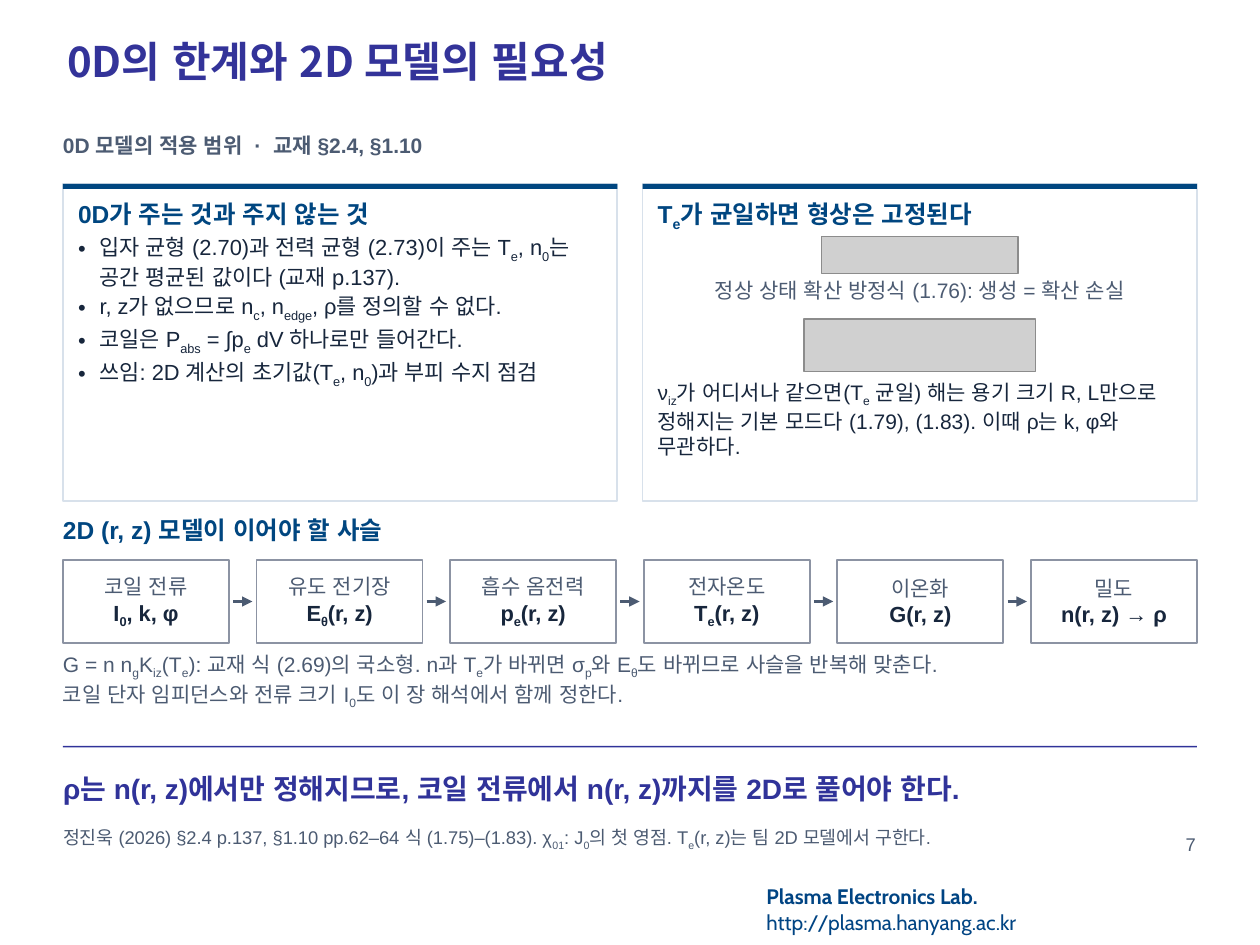
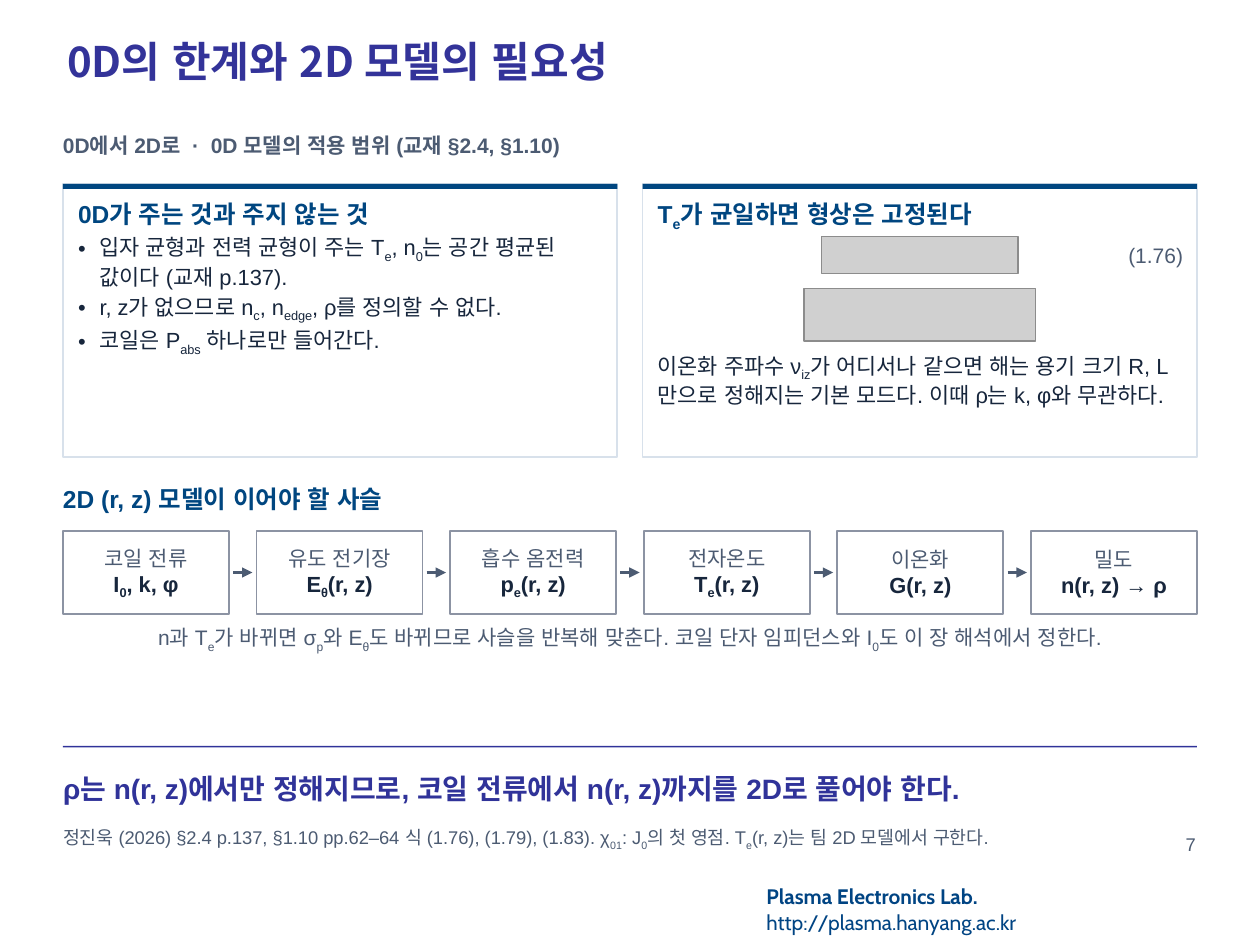
Before and after one commit to garlicjam-pyo/plasma, a slide deck: slide 7 of presentations/1차발표_README반영판.pptx. Drawn at 1260x945 pixels with LibreOffice and Linux fonts; fonts in the diff are those of the drawing; grey boxes stand for pictures; background and template pictures are left out. Boxes give left, top, right and bottom in pixels: in the first picture for what was removed or moved away, otherwise in the second. Text is boxed around its words. In the diff, an @@ line names an element or a change of style, - is before the commit and + after.

```diff
--- a/presentations/1차발표_README반영판.pptx
+++ b/presentations/1차발표_README반영판.pptx
@@ text at [63,135,559,157]: text changed @@
-0D 모델의 적용 범위 · 교재 §2.4, §1.10
+0D에서 2D로 · 0D 모델의 적용 범위 (교재 §2.4, §1.10)
@@ rectangle "0D가 주는 것과 주지 않는 ...": place and size @@
-rectangle "0D가 주는 것과 주지 않는 ..." at [63,184,617,501]
+rectangle "0D가 주는 것과 주지 않는 ..." at [63,184,617,457]
@@ rectangle "Te가 균일하면 형상은 고정된다": place and size @@
-rectangle "Te가 균일하면 형상은 고정된다" at [643,184,1197,501]
+rectangle "Te가 균일하면 형상은 고정된다" at [643,184,1197,457]
@@ text in rectangle at [100,236,555,290]: text changed @@
-• 입자 균형 (2.70)과 전력 균형 (2.73)이 주는 Te, n0는 공간 평균된 값이다 (교재 p.137).
+• 입자 균형과 전력 균형이 주는 Te, n0는 공간 평균된 값이다 (교재 p.137).
@@ text "(1.76)" at [1128,248,1183,267]: vertical alignment top to middle @@
@@ text at [1128,248,1183,267]: text changed @@
-정상 상태 확산 방정식 (1.76): 생성 = 확산 손실
+(1.76)
@@ text in rectangle at [100,330,379,350]: text changed @@
-• 코일은 Pabs = ∫pe dV 하나로만 들어간다.
-• 쓰임: 2D 계산의 초기값(Te, n0)과 부피 수지 점검
+• 코일은 Pabs 하나로만 들어간다.
@@ text at [658,356,1164,408]: text changed; size 12 to 12.5 pt @@
-νiz가 어디서나 같으면(Te 균일) 해는 용기 크기 R, L만으로 정해지는 기본 모드다 (1.79), (1.83). 이때 ρ는 k, φ와 무관하다.
+이온화 주파수 νiz가 어디서나 같으면 해는 용기 크기 R, L만으로 정해지는 기본 모드다. 이때 ρ는 k, φ와 무관하다.
@@ 6 rectangles, 5 arrows, 1 picture, 1 text: place and size @@
-6 rectangles, 5 arrows, 1 picture, 1 text at [63,319,1197,644]
+6 rectangles, 5 arrows, 1 picture, 1 text at [63,289,1197,615]
@@ text at [158,627,1102,647]: text changed @@
-G = n ngKiz(Te): 교재 식 (2.69)의 국소형. n과 Te가 바뀌면 σp와 Eθ도 바뀌므로 사슬을 반복해 맞춘다.
-코일 단자 임피던스와 전류 크기 I0도 이 장 해석에서 함께 정한다.
+n과 Te가 바뀌면 σp와 Eθ도 바뀌므로 사슬을 반복해 맞춘다. 코일 단자 임피던스와 I0도 이 장 해석에서 정한다.
@@ text at [63,829,989,848]: text changed @@
-정진욱 (2026) §2.4 p.137, §1.10 pp.62–64 식 (1.75)–(1.83). χ01: J0의 첫 영점. Te(r, z)는 팀 2D 모델에서 구한다.
+정진욱 (2026) §2.4 p.137, §1.10 pp.62–64 식 (1.76), (1.79), (1.83). χ01: J0의 첫 영점. Te(r, z)는 팀 2D 모델에서 구한다.
```
Also in this commit, not shown: 4 other slides changed, 3 other files.
